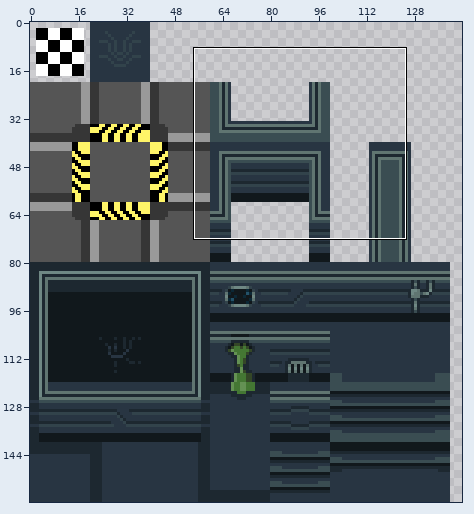
Two versions of one sprite sheet, tilesets/tile_walls/output_tileset.png. Above, an overview of the earlier version with the close-up marked.
Close-up. Earlier state:
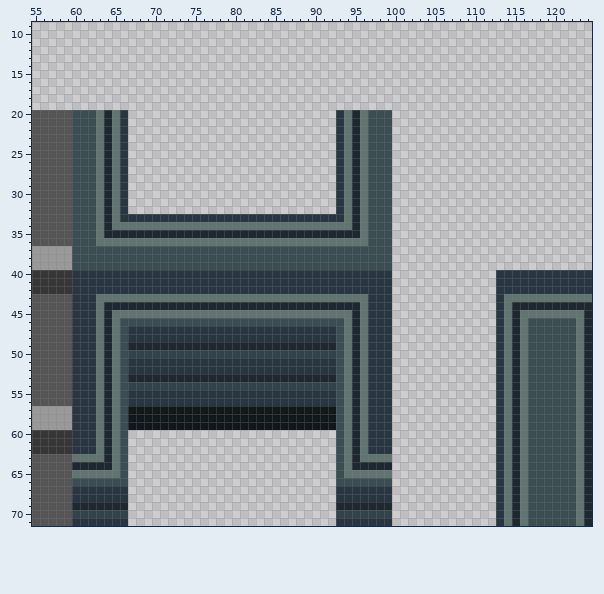
The file is 160x160 pixels. Shown: x 55..124, y 9..71. The wide view leaves out empty margins.
Now the later version:
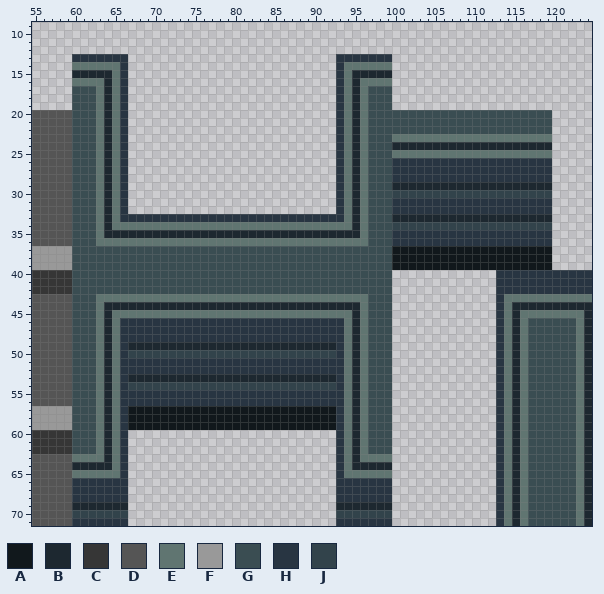
Palette (. is transparent): A #11181c  B #1d2830  C #363636  D #555555  E #607571  F #999999  G #3a4d52  H #283542  J #32434b
Changes in this commit:
Changed rows in their new state; - is an unchanged pixel.
first column x 60:
13 HHHHHHH--------------------------HHHHHHH--------------------
14 EEEEEEH--------------------------HEEEEEE--------------------
15 BBBBBEH--------------------------HEBBBBB--------------------
16 EEEEBEH--------------------------HEBEEEE--------------------
17 GGGEBEH--------------------------HEBEGGG--------------------
18 GGGEBEH--------------------------HEBEGGG--------------------
19 GGGEBEH--------------------------HEBEGGG--------------------
20 ----------------------------------------GGGGGGGGGGGGGGGGGGGG
21 ----------------------------------------GGGGGGGGGGGGGGGGGGGG
22 ----------------------------------------GGGGGGGGGGGGGGGGGGGG
23 ----------------------------------------EEEEEEEEEEEEEEEEEEEE
24 ----------------------------------------BBBBBBBBBBBBBBBBBBBB
25 ----------------------------------------EEEEEEEEEEEEEEEEEEEE
26 ----------------------------------------HHHHHHHHHHHHHHHHHHHH
27 ----------------------------------------HHHHHHHHHHHHHHHHHHHH
28 ----------------------------------------HHHHHHHHHHHHHHHHHHHH
29 ----------------------------------------BBBBBBBBBBBBBBBBBBBB
30 ----------------------------------------JJJJJJJJJJJJJJJJJJJJ
31 ----------------------------------------HHHHHHHHHHHHHHHHHHHH
32 ----------------------------------------HHHHHHHHHHHHHHHHHHHH
33 ----------------------------------------BBBBBBBBBBBBBBBBBBBB
34 ----------------------------------------JJJJJJJJJJJJJJJJJJJJ
35 ----------------------------------------HHHHHHHHHHHHHHHHHHHH
36 ----------------------------------------HHHHHHHHHHHHHHHHHHHH
37 ----------------------------------------AAAAAAAAAAAAAAAAAAAA
38 ----------------------------------------AAAAAAAAAAAAAAAAAAAA
39 ----------------------------------------AAAAAAAAAAAAAAAAAAAA
40 GGGGGGGGGGGGGGGGGGGGGGGGGGGGGGGGGGGGGGGG--------------------
41 GGGGGGGGGGGGGGGGGGGGGGGGGGGGGGGGGGGGGGGG--------------------
42 GGGGGGGGGGGGGGGGGGGGGGGGGGGGGGGGGGGGGGGG--------------------
43 GGG----------------------------------GGG--------------------
44 GGG----------------------------------GGG--------------------
45 GGG----------------------------------GGG--------------------
46 GGG---HHHHHHHHHHHHHHHHHHHHHHHHHHHH---GGG--------------------
47 GGG---H--------------------------H---GGG--------------------
48 GGG---H--------------------------H---GGG--------------------
49 GGG---H--------------------------H---GGG--------------------
50 GGG---H--------------------------H---GGG--------------------
51 GGG---H--------------------------H---GGG--------------------
52 GGG---H--------------------------H---GGG--------------------
53 GGG---H--------------------------H---GGG--------------------
54 GGG---H--------------------------H---GGG--------------------
55 GGG---H--------------------------H---GGG--------------------
56 GGG---H--------------------------H---GGG--------------------
57 GGG---H--------------------------H---GGG--------------------
58 GGG---H--------------------------H---GGG--------------------
59 GGG---H--------------------------H---GGG--------------------
60 GGG---H--------------------------H---GGG--------------------
61 GGG---H--------------------------H---GGG--------------------
62 GGG---H--------------------------H---GGG--------------------
63 ------H--------------------------H--------------------------
64 ------H--------------------------H--------------------------
65 ------H--------------------------H--------------------------
66 HHHHHHH--------------------------HHHHHHH--------------------
Where, in picture pixels (left, top, right, bottom), the same in both close-ups:
changed: (72, 54, 552, 486)
